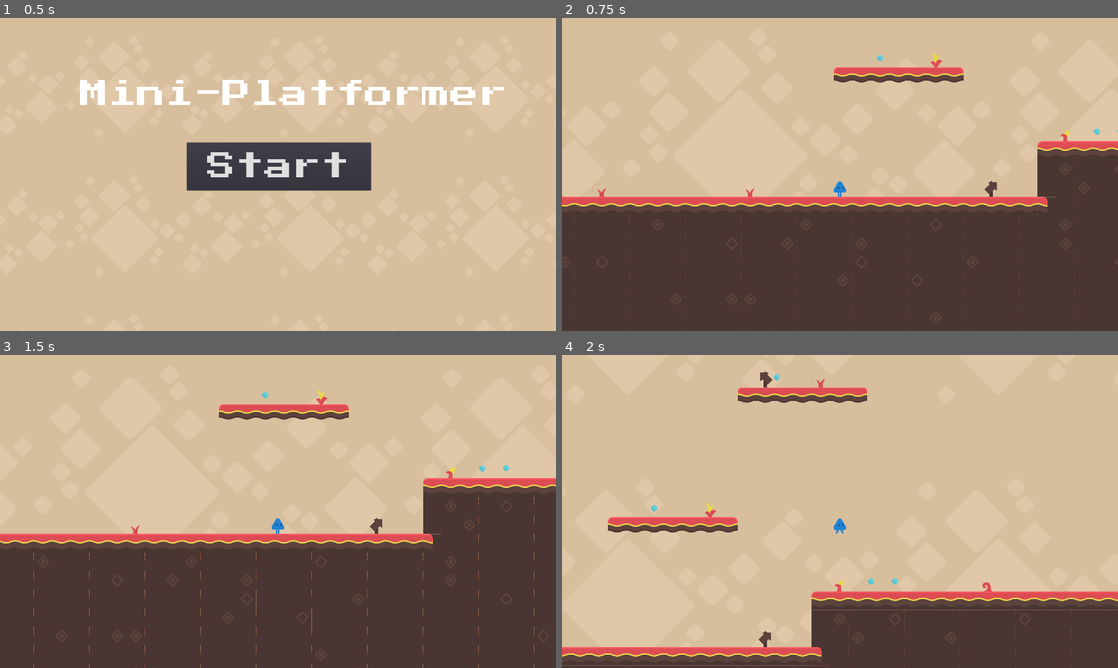
Above: before the commit, frames 1-4 (two rows, left to right).
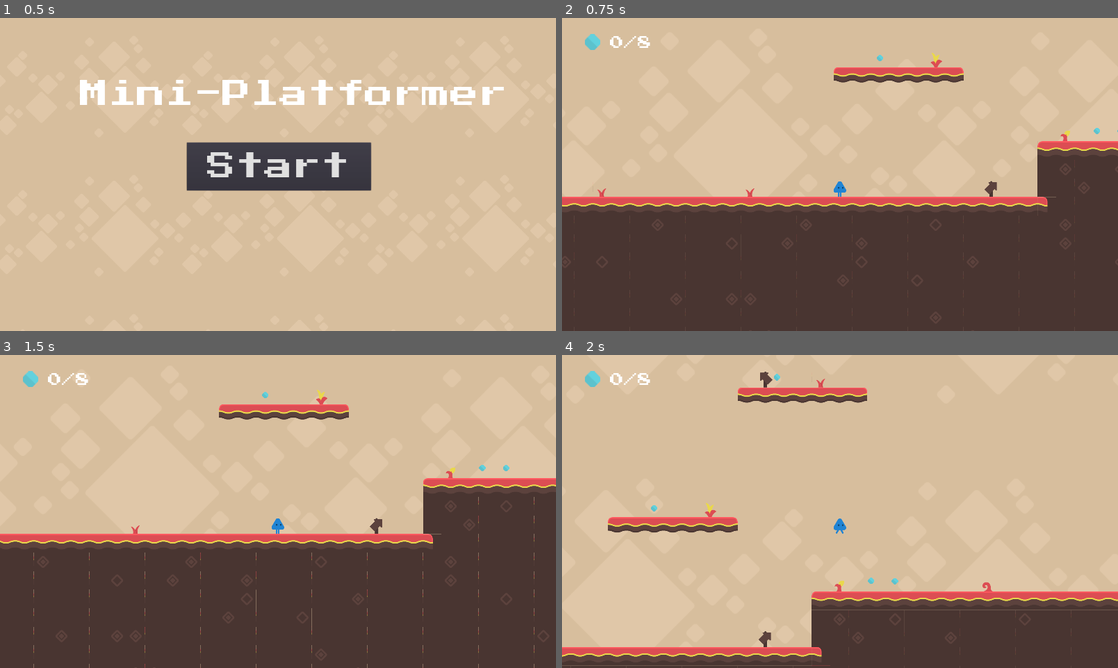
Above: after the commit, the same moments.

Repository: bsu-cs315/Project_2
Game: Godot game, scene res://src/MainMenu.tscn
Two runs of this game, one before a commit and one after it. Both use one fixed random seed, a clock stepped at 60 frames per second and the inputs below.
Inputs:
- Up to frame 1 (0.5 s): no input
- Up to frame 2 (0.75 s): click "Start" at 0.5 s
- Up to frame 3 (1.5 s): tap Enter at 1.25 s; hold Right (ui_right) from 1.28 s (still down)
- Up to frame 4 (2 s): keep holding Right (ui_right); tap Up (ui_up) at 1.52 s

Frame 1 is identical in both runs. In frame 2, 0.2% of the frame differs, in the area x 4-97%, y 5-38%; in frame 3, 0.2%, in the area x 4-88%, y 5-38%; in frame 4, 0.2%.

Commit message:
Add HUD and pickup counter

Diff:
--- /dev/null
+++ b/Godot_project/src/HUD.tscn
@@ -0,0 +1,28 @@
+[gd_scene load_steps=5 format=2]
+
+[ext_resource path="res://assets/fonts/Press_Start_2P/PressStart2P-Regular.ttf" type="DynamicFontData" id=1]
+[ext_resource path="res://src/PickupDisplay.gd" type="Script" id=2]
+[ext_resource path="res://assets/abstract-platformer-370-assets/PNG/Items/blueGem.png" type="Texture" id=3]
+
+[sub_resource type="DynamicFont" id=1]
+size = 50
+font_data = ExtResource( 1 )
+
+[node name="HUD" type="Node2D"]
+script = ExtResource( 2 )
+
+[node name="Label" type="Label" parent="."]
+margin_left = 159.0
+margin_top = 53.0
+margin_right = 457.0
+margin_bottom = 123.0
+custom_fonts/font = SubResource( 1 )
+text = "1/1"
+__meta__ = {
+"_edit_use_anchors_": false
+}
+
+[node name="Sprite" type="Sprite" parent="."]
+position = Vector2( 98.7042, 73.1362 )
+scale = Vector2( 2.45948, 2.45948 )
+texture = ExtResource( 3 )
--- a/Godot_project/src/Main.tscn
+++ b/Godot_project/src/Main.tscn
@@ -6,6 +6,7 @@
 [ext_resource path="res://assets/abstract-platformer-370-assets/PNG/Items/blueGem.png" type="Texture" id=4]
 [ext_resource path="res://assets/abstract-platformer-370-assets/PNG/Backgrounds/set1_background.png" type="Texture" id=5]
 [ext_resource path="res://assets/abstract-platformer-370-assets/PNG/Backgrounds/set1_tiles.png" type="Texture" id=6]
+[ext_resource path="res://src/HUD.tscn" type="PackedScene" id=7]
 
 [sub_resource type="ConvexPolygonShape2D" id=1]
 points = PoolVector2Array( 64, 64, 0, 64, 0, 0, 64, 0 )
@@ -744,10 +745,6 @@
 
 [node name="Main" type="Node2D"]
 
-[node name="Player" parent="." instance=ExtResource( 2 )]
-position = Vector2( 853.611, 668.84 )
-friction = 0.4
-
 [node name="TileMap" type="TileMap" parent="."]
 tile_set = SubResource( 33 )
 format = 1
@@ -756,7 +753,7 @@
 [node name="Pickup" type="Area2D" parent="." groups=[
 "Pickups",
 ]]
-position = Vector2( 1741.27, 477.62 )
+position = Vector2( 1741.27, 475.62 )
 script = ExtResource( 3 )
 __meta__ = {
 "_edit_group_": true
@@ -893,11 +890,26 @@
 scale = Vector2( 2, 2 )
 texture = ExtResource( 6 )
 centered = false
+
+[node name="Player" parent="." instance=ExtResource( 2 )]
+position = Vector2( 853.611, 668.84 )
+friction = 0.4
+
+[node name="HUD" parent="Player" instance=ExtResource( 7 )]
+position = Vector2( -953.392, -579.75 )
+[connection signal="_pickup_collected" from="Pickup" to="Player/HUD" method="_on_pickup_collected"]
 [connection signal="body_entered" from="Pickup" to="Pickup" method="_on_Pickup_body_entered"]
+[connection signal="_pickup_collected" from="Pickup2" to="Player/HUD" method="_on_pickup_collected"]
 [connection signal="body_entered" from="Pickup2" to="Pickup2" method="_on_Pickup_body_entered"]
+[connection signal="_pickup_collected" from="Pickup3" to="Player/HUD" method="_on_pickup_collected"]
 [connection signal="body_entered" from="Pickup3" to="Pickup3" method="_on_Pickup_body_entered"]
+[connection signal="_pickup_collected" from="Pickup4" to="Player/HUD" method="_on_pickup_collected"]
 [connection signal="body_entered" from="Pickup4" to="Pickup4" method="_on_Pickup_body_entered"]
+[connection signal="_pickup_collected" from="Pickup5" to="Player/HUD" method="_on_pickup_collected"]
 [connection signal="body_entered" from="Pickup5" to="Pickup5" method="_on_Pickup_body_entered"]
+[connection signal="_pickup_collected" from="Pickup6" to="Player/HUD" method="_on_pickup_collected"]
 [connection signal="body_entered" from="Pickup6" to="Pickup6" method="_on_Pickup_body_entered"]
+[connection signal="_pickup_collected" from="Pickup7" to="Player/HUD" method="_on_pickup_collected"]
 [connection signal="body_entered" from="Pickup7" to="Pickup7" method="_on_Pickup_body_entered"]
+[connection signal="_pickup_collected" from="Pickup8" to="Player/HUD" method="_on_pickup_collected"]
 [connection signal="body_entered" from="Pickup8" to="Pickup8" method="_on_Pickup_body_entered"]
--- a/Godot_project/src/Pickup.gd
+++ b/Godot_project/src/Pickup.gd
@@ -1,5 +1,7 @@
 extends Area2D
 
+signal _pickup_collected
 
 func _on_Pickup_body_entered(body):
+	emit_signal("_pickup_collected")
 	queue_free()
--- /dev/null
+++ b/Godot_project/src/PickupDisplay.gd
@@ -0,0 +1,20 @@
+extends Node2D
+
+var _collected_pickups := 0
+var _max_pickups := 0
+
+func _ready():
+	var pickups = get_tree().get_nodes_in_group("Pickups")
+	_max_pickups = pickups.size()
+	_update_pickup_label()
+
+
+func _update_pickup_label():
+	$Label.text = str(_collected_pickups) + "/" + str(_max_pickups)
+
+
+func _on_pickup_collected():
+	_collected_pickups+=1
+	_update_pickup_label()
+	if(_collected_pickups >= _max_pickups):
+		get_tree().change_scene("res://src/MainMenu.tscn")
--- a/Godot_project/src/StartButton.gd
+++ b/Godot_project/src/StartButton.gd
@@ -1,4 +1,5 @@
 extends Button
+
 
 func _on_StartButton_pressed():
 	 get_tree().change_scene("res://src/Main.tscn")
Not shown: 1 places in Godot_project/src/Main.tscn that only renumber resources
